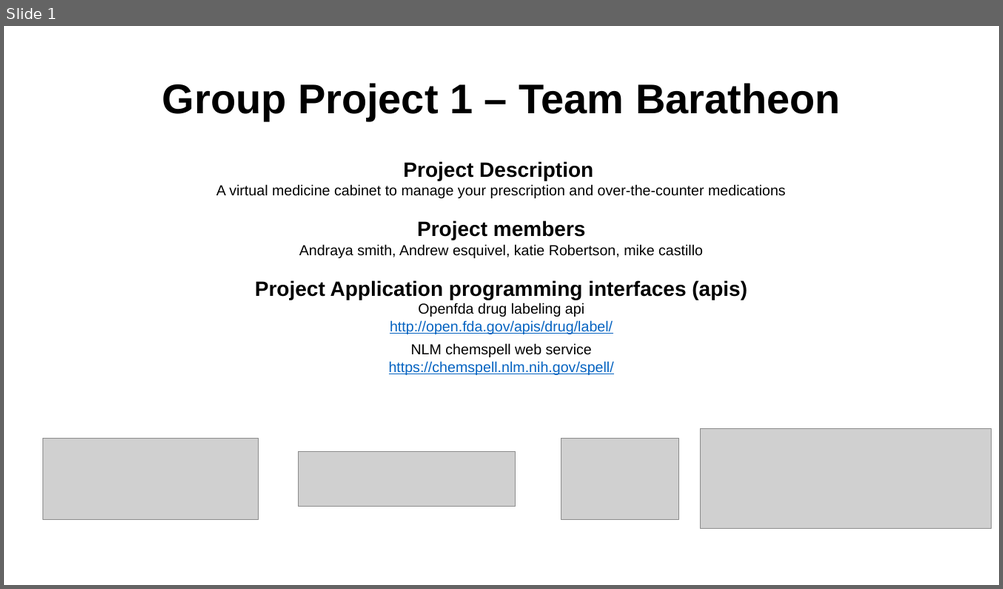
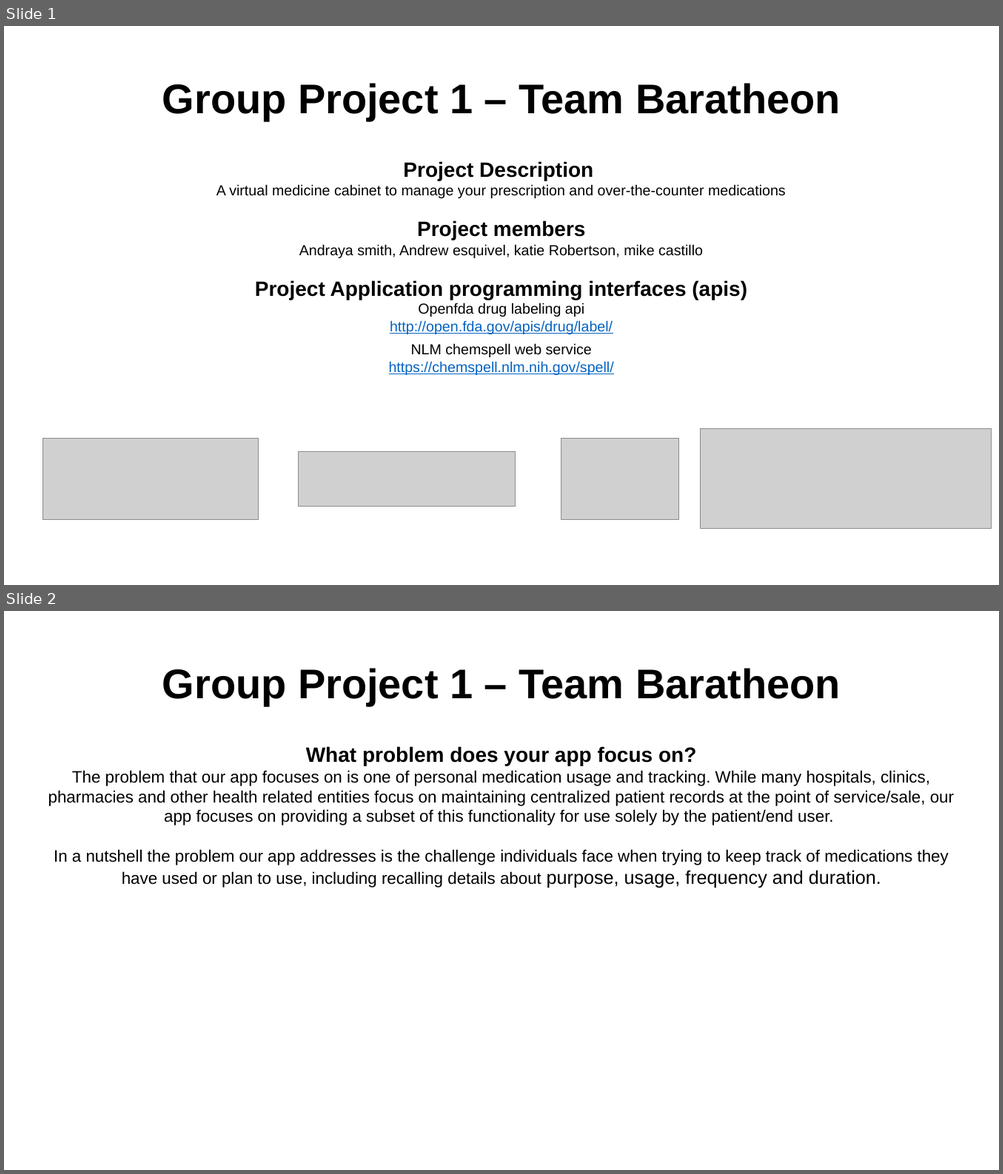
Before and after one commit to katiebug32/Medicine-Cabinet, a slide deck: presentation/Group-Presentation-v1.pptx. Shown one above the other, each under a label of ours: slide 1 before the commit, slides 1 and 2 after it. The pictures are 1003x589 and 1003x1174 pixels, drawn with LibreOffice and Linux fonts; fonts in the diff are those of the drawing; grey boxes stand for pictures; background and template pictures are left out. Boxes give left, top, right and bottom in pixels: in the first picture for what was removed or moved away, otherwise in the second. Text is boxed around its words. In the diff, an @@ line names an element or a change of style, - is before the commit and + after.

Commit message:
final presentation mc

```diff
--- a/presentation/Group-Presentation-v1.pptx
+++ b/presentation/Group-Presentation-v1.pptx
@@ slide 2 added at [4, 611, 999, 1170], background picture (left out) @@
@@ title added at [162, 668, 840, 706], 40 pt, text #000000, bold @@
+Group Project 1 – Team Baratheon
@@ text added at [48, 746, 953, 889], 16 pt, text #000000 @@
+What problem does your app focus on?
+The problem that our app focuses on is one of personal medication usage and tracking. While many hospitals, clinics, pharmacies and other health related entities focus on maintaining centralized patient records at the point of service/sale, our app focuses on providing a subset of this functionality for use solely by the patient/end user.
+In a nutshell the problem our app addresses is the challenge individuals face when trying to keep track of medications they have used or plan to use, including recalling details about purpose, usage, frequency and duration.
```
Also in this commit, not shown: 3 other slides added.
